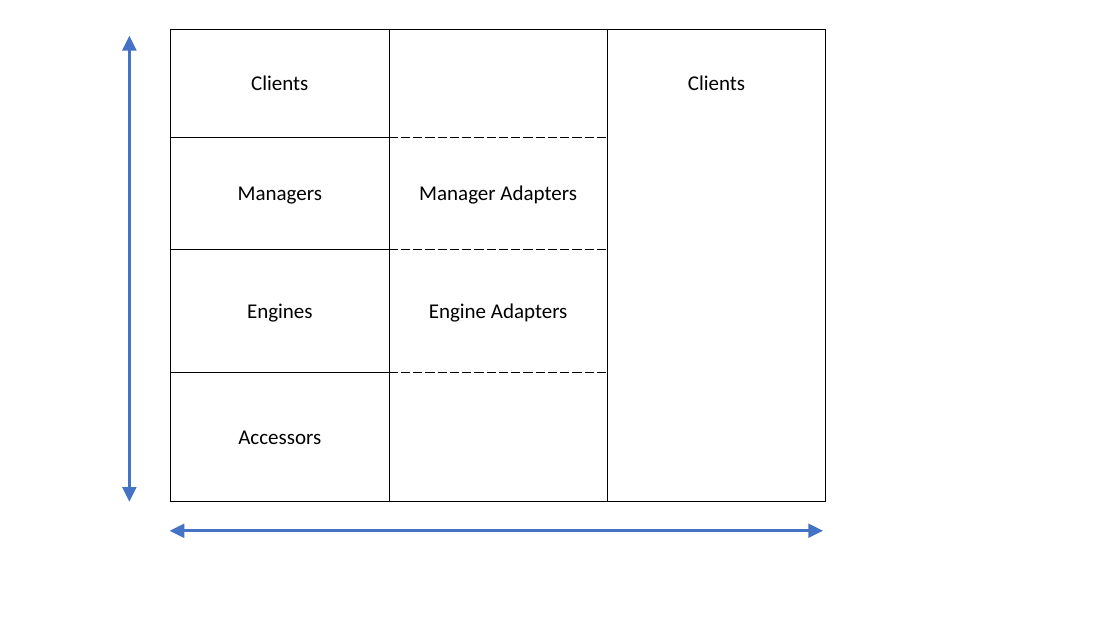
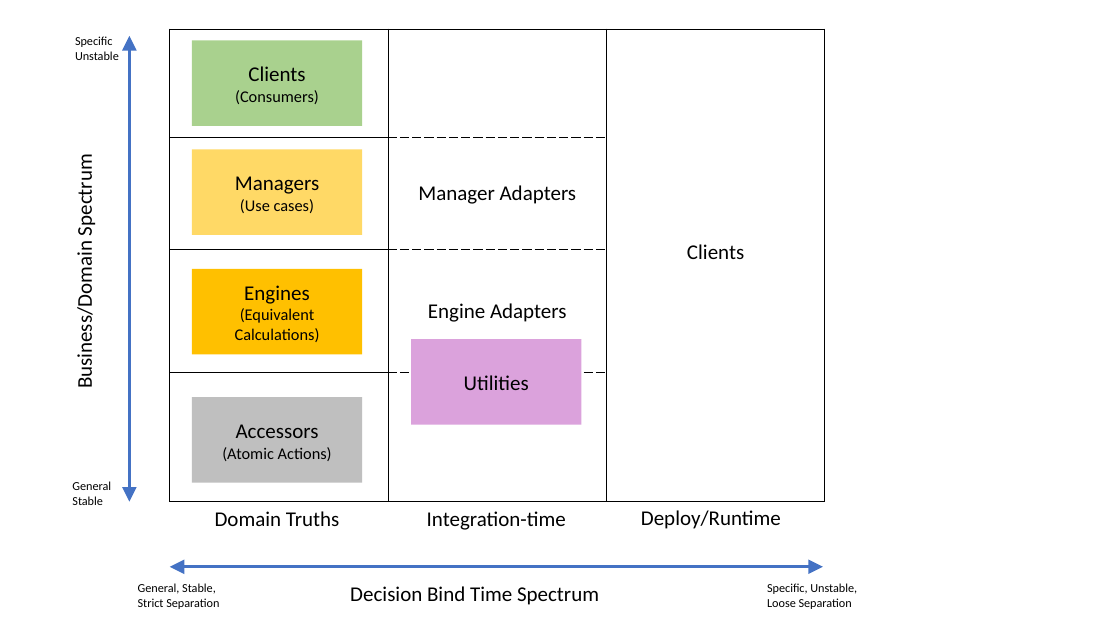
Before and after one commit to farlee2121/DevEssentialsBlog, a slide deck: slide 1 of _drafts/Solid Structure Table.pptx. Drawn at 1120x630 pixels with LibreOffice and Linux fonts; fonts in the diff are those of the drawing. Boxes give left, top, right and bottom in pixels: in the first picture for what was removed or moved away, otherwise in the second. Text is boxed around its words. In the diff, an @@ line names an element or a change of style, - is before the commit and + after.

```diff
--- a/_drafts/Solid Structure Table.pptx
+++ b/_drafts/Solid Structure Table.pptx
@@ table at [170, 29, 825, 502] @@
-row 1, column 1: Clients
+row 1, column 1: 
-row 2, column 1: Managers
+row 2, column 1: 
-row 3, column 1: Engines
+row 3, column 1: 
-row 4, column 1: Accessors
+row 4, column 1: 
@@ borders changed @@
@@ text added at [75, 36, 119, 60], 10.5 pt, text #000000 @@
+Specific
+Unstable
@@ rectangle added at [192, 40, 362, 126], fill #A9D18E, 14 pt, text #000000 @@
+Clients
+(Consumers)
@@ text added at [72, 162, 98, 385], 18 pt, text #000000 @@
+Business/Domain Spectrum
@@ rectangle added at [192, 150, 362, 235], fill #FFD966, 14 pt, text #000000 @@
+Managers
+(Use cases)
@@ rectangle added at [192, 269, 362, 355], fill #FFC000, 14 pt, text #000000 @@
+Engines
+(Equivalent Calculations)
@@ rectangle added at [411, 339, 581, 425], fill #DBA2DC, 18 pt, text #000000 @@
+Utilities
@@ rectangle added at [192, 397, 362, 483], fill #BFBFBF, 14 pt, text #000000 @@
+Accessors
+(Atomic Actions)
@@ text added at [72, 481, 111, 505], 10.5 pt, text #000000 @@
+General
+Stable
@@ text added at [215, 511, 340, 526], 18 pt, text #000000 @@
+Domain Truths
@@ text added at [427, 511, 566, 530], 18 pt, text #000000 @@
+Integration-time
@@ text added at [641, 510, 781, 529], 18 pt, text #000000 @@
+Deploy/Runtime
@@ double arrow moved from (823, 531) - (170, 531) to (823, 567) - (170, 567) @@
@@ text added at [138, 583, 219, 609], 10.5 pt, text #000000 @@
+General, Stable,
+Strict Separation
@@ text added at [350, 586, 599, 605], 18 pt, text #000000 @@
+Decision Bind Time Spectrum
@@ text added at [767, 583, 857, 609], 10.5 pt, text #000000 @@
+Specific, Unstable,
+Loose Separation
```
Also in this commit, not shown: 1 slide added, 1 other file.
